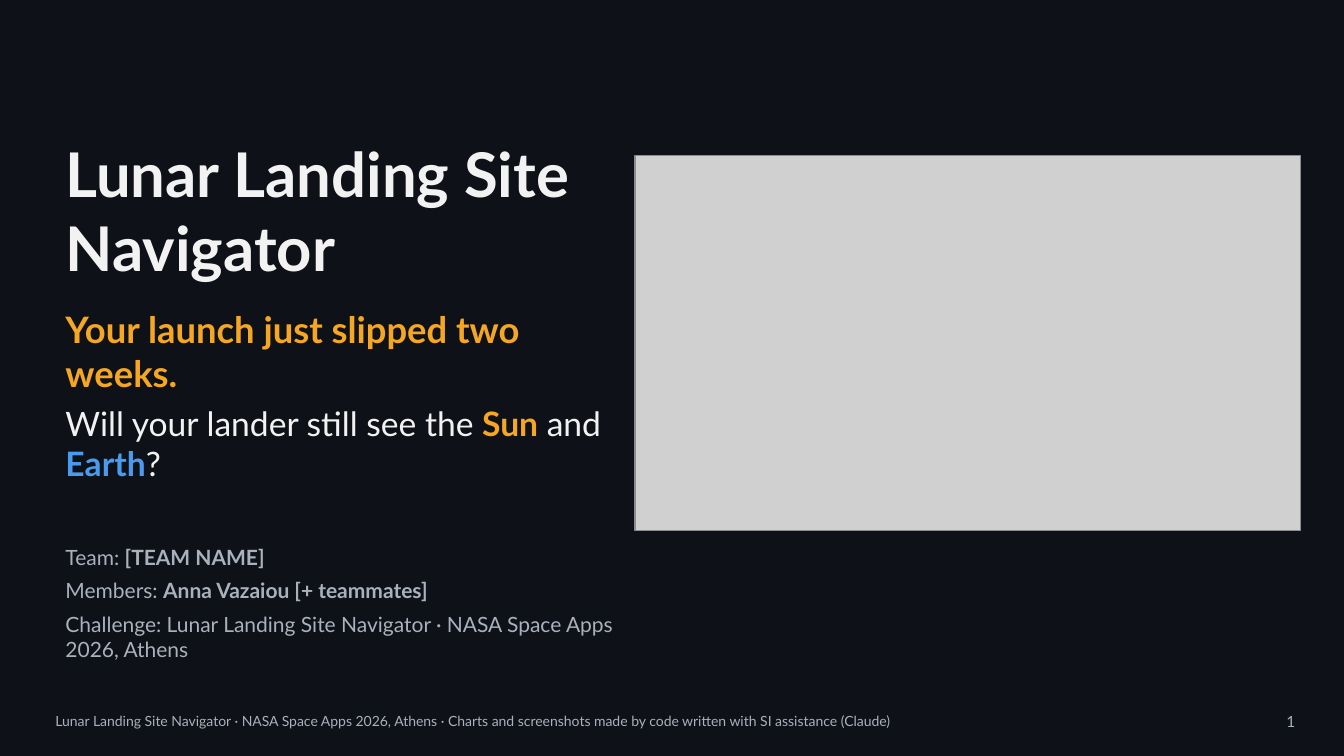
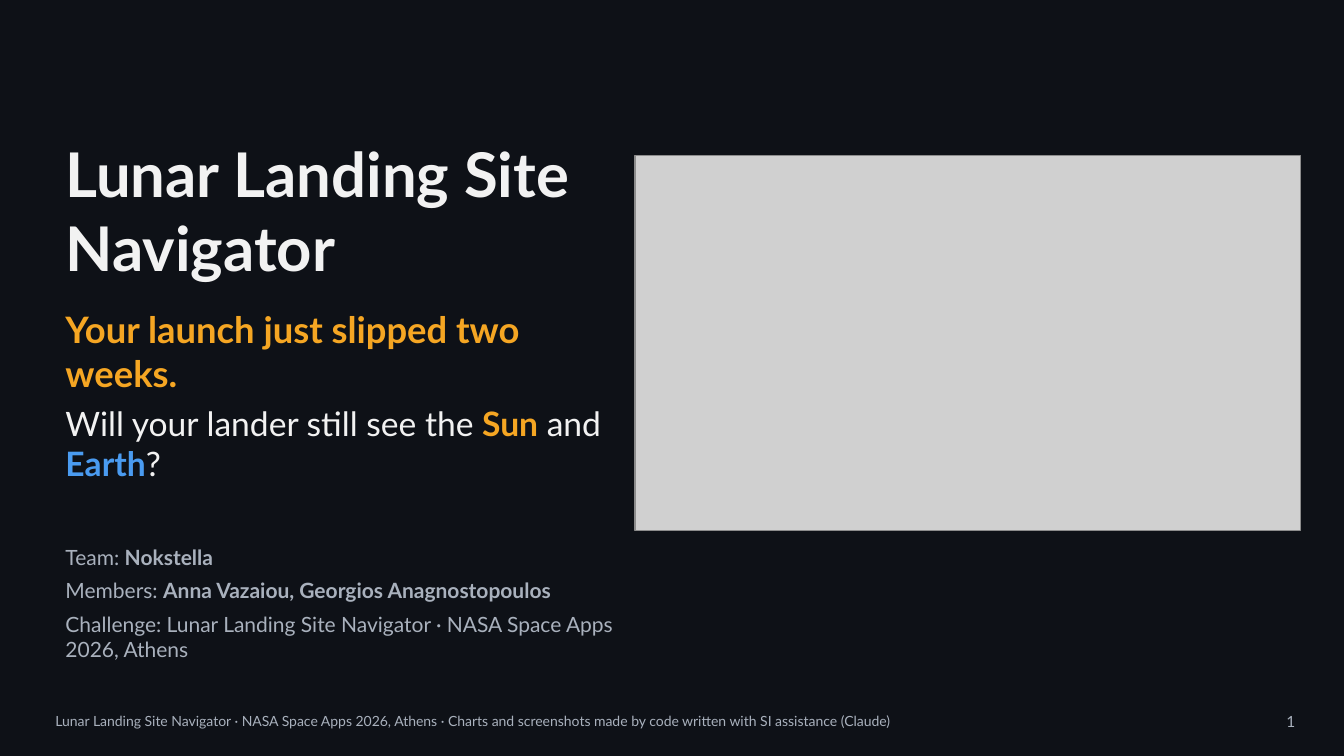
Before and after one commit to anna-vaz/lunar-landing-site-navigator, a slide deck: slide 1 of pitch/Lunar_Landing_Site_Navigator.pptx. Drawn at 1344x756 pixels with LibreOffice and Linux fonts; fonts in the diff are those of the drawing; grey boxes stand for pictures. Boxes give left, top, right and bottom in pixels: in the first picture for what was removed or moved away, otherwise in the second. Text is boxed around its words. In the diff, an @@ line names an element or a change of style, - is before the commit and + after.

Commit message:
Voice-free 30 s demo video (captions, team Nokstella), generated by pitch/make_video.py; team names on slides; closer 3D camera

```diff
--- a/pitch/Lunar_Landing_Site_Navigator.pptx
+++ b/pitch/Lunar_Landing_Site_Navigator.pptx
@@ text at (65,549,551,602): text changed @@
-Team: [TEAM NAME]
-Members: Anna Vazaiou [+ teammates]
+Team: Nokstella
+Members: Anna Vazaiou, Georgios Anagnostopoulos
```
Also in this commit, not shown: 7 other files.
